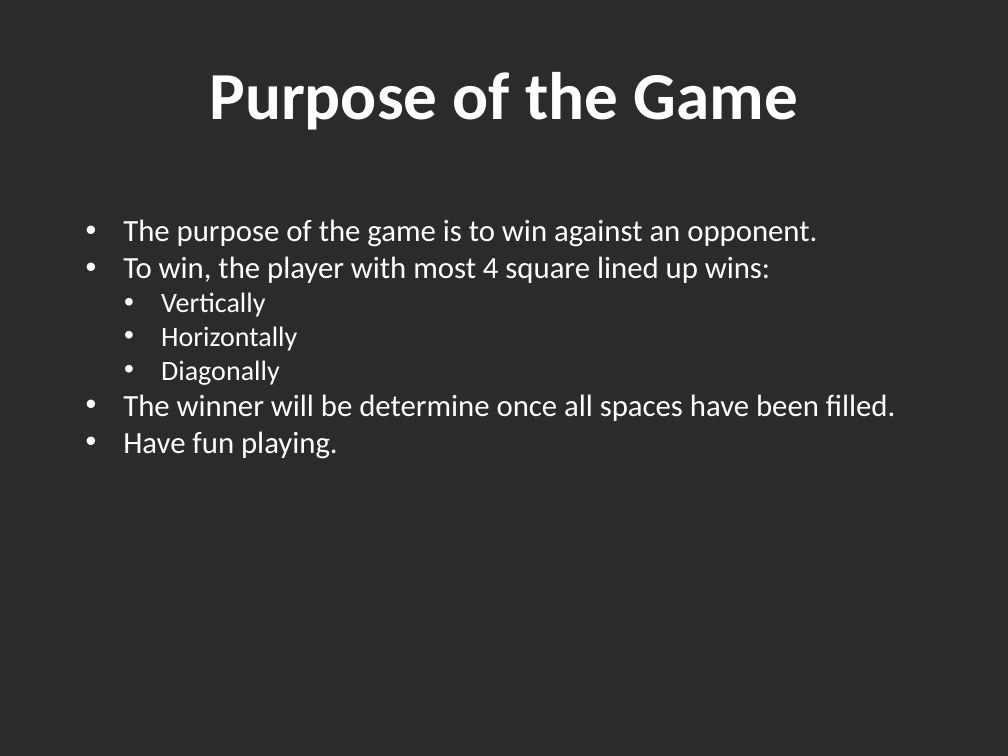
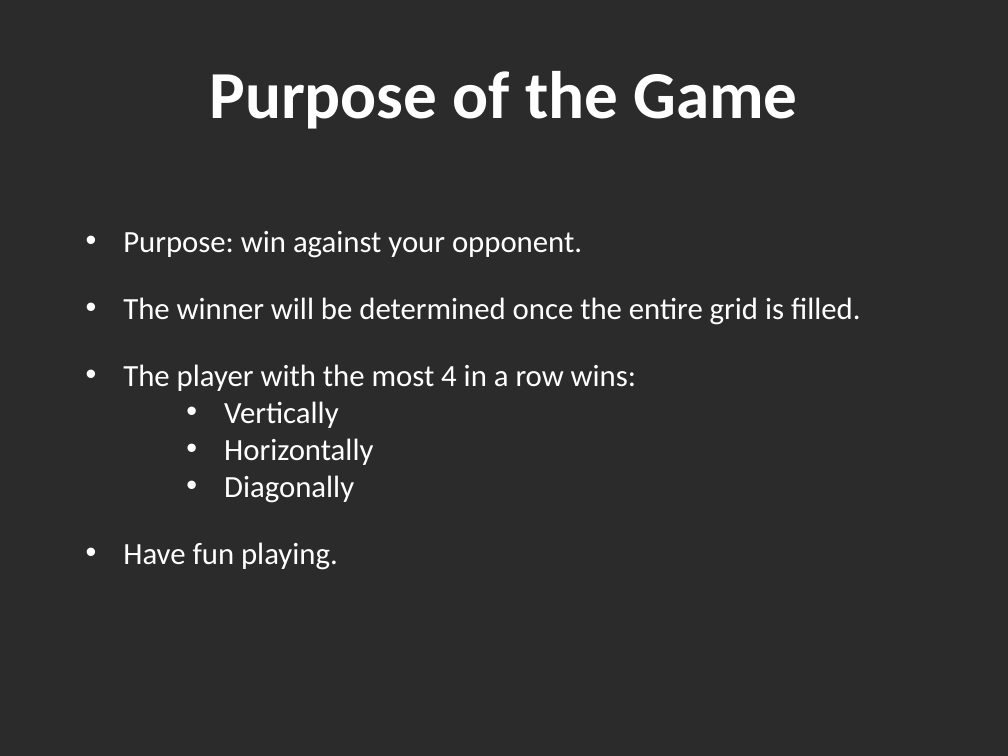
Before and after one commit to Amatarasu/A-Team, a slide deck: slide 3 of Power Point Presentation.pptx. Drawn at 1008x756 pixels with LibreOffice and Linux fonts; fonts in the diff are those of the drawing; background and template pictures are left out; a plain dark background stands for a picture behind light text. Boxes give left, top, right and bottom in pixels: in the first picture for what was removed or moved away, otherwise in the second. Text is boxed around its words. In the diff, an @@ line names an element or a change of style, - is before the commit and + after.

```diff
--- a/Power Point Presentation.pptx
+++ b/Power Point Presentation.pptx
@@ text "Purpose: win against your opponent.": place and size @@
-text "Purpose: win against your opponent." at [123,219,896,459]
+text "Purpose: win against your opponent." at [123,231,861,570]
@@ text at [123,231,861,391]: text changed @@
-• The purpose of the game is to win against an opponent.
-• To win, the player with most 4 square lined up wins:
+• Purpose: win against your opponent.
+• The winner will be determined once the entire grid is filled.
+• The player with the most 4 in a row wins:
@@ text at [123,394,896,421]: paragraph removed @@
-• The winner will be determine once all spaces have been filled.
@@ text at [123,401,373,570]: size 20 to 22 pt in "Vertically", "Horizontally", "Diagonally"; list level 2 to 3 in "Vertically"; list level 2 to 3 in "Horizontally"; list level 2 to 3 in "Diagonally" @@
```
Also in this commit, not shown: 7 other slides changed, 1 other file.
